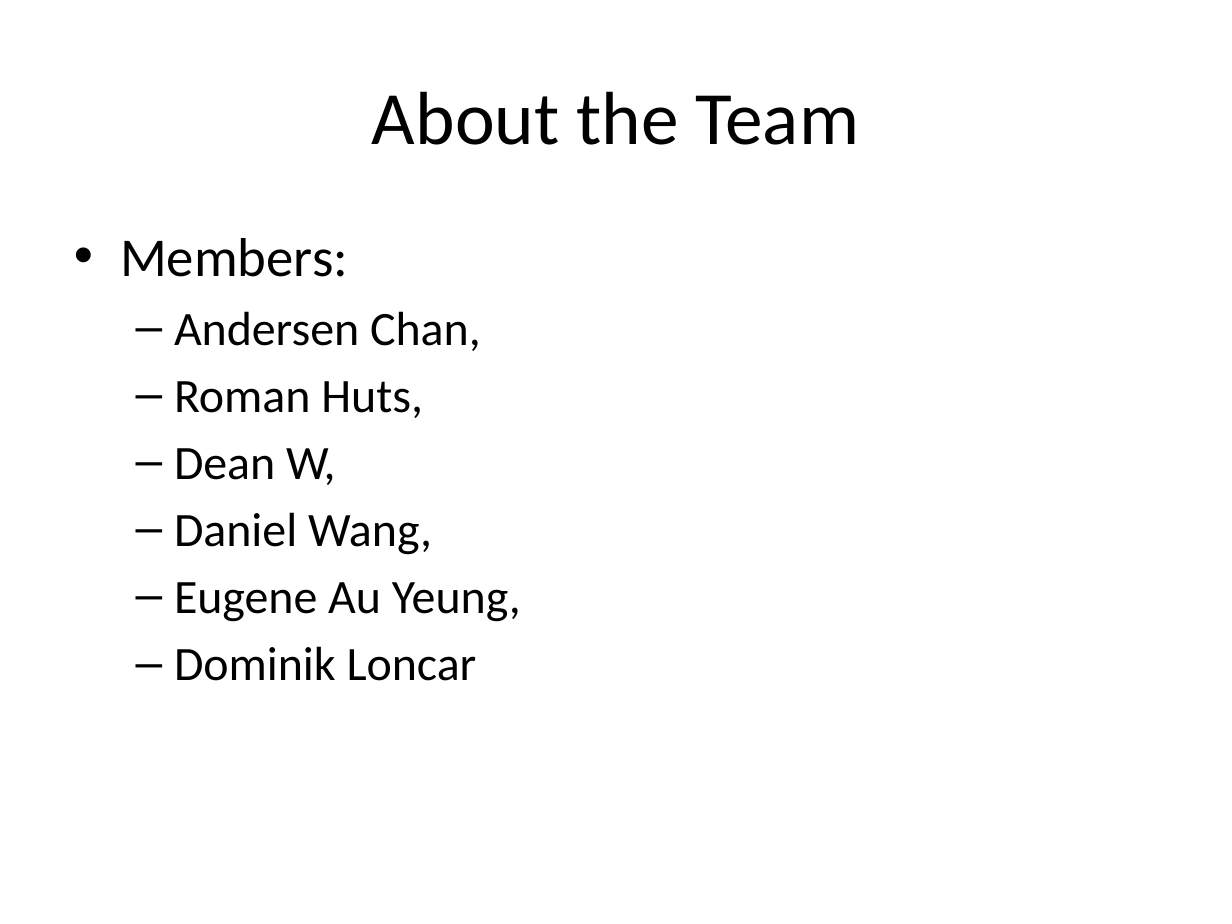
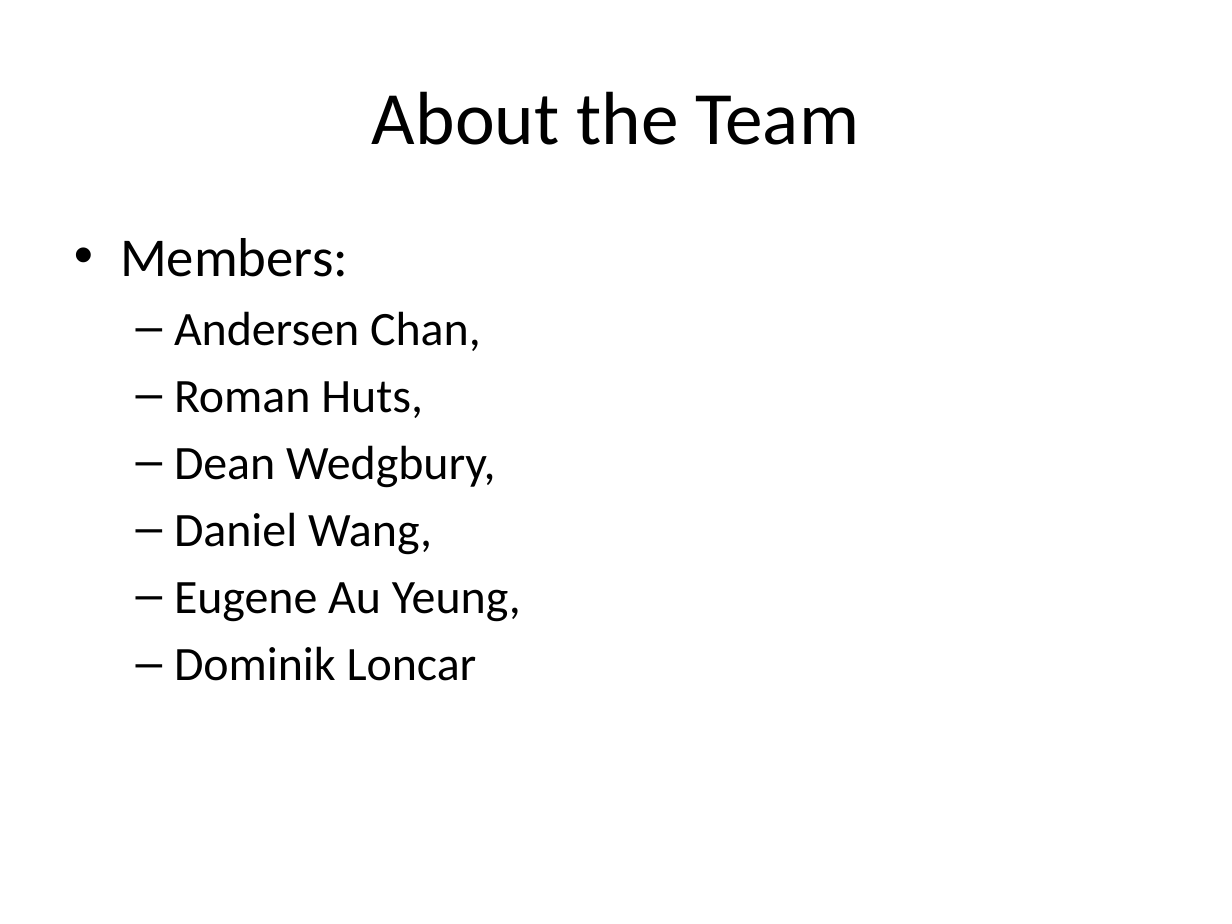
Before and after one commit to deanwedgbury/testRepo, a slide deck: slide 2 of PlantBuddy.pptx. Drawn at 1232x924 pixels with LibreOffice and Linux fonts; fonts in the diff are those of the drawing. Boxes give left, top, right and bottom in pixels: in the first picture for what was removed or moved away, otherwise in the second. Text is boxed around its words. In the diff, an @@ line names an element or a change of style, - is before the commit and + after.

```diff
--- a/PlantBuddy.pptx
+++ b/PlantBuddy.pptx
@@ text at bbox=[174, 445, 496, 488]: text changed @@
-  – Dean W,
+  – Dean Wedgbury,
```
Also in this commit, not shown: 3 other slides changed, 2 slides added, 1 slide removed.
